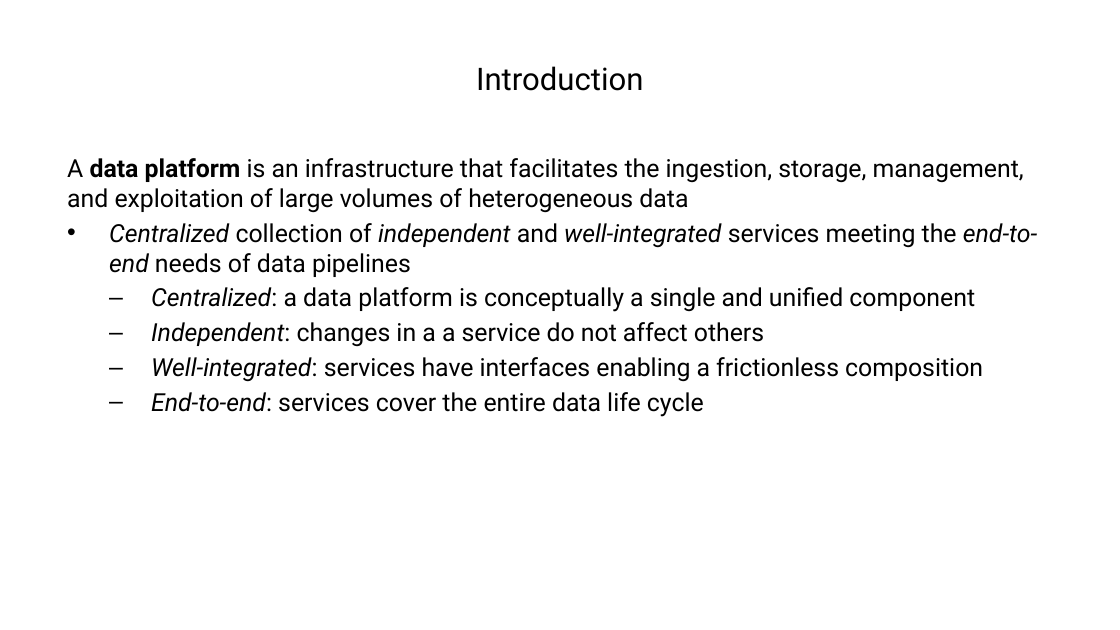
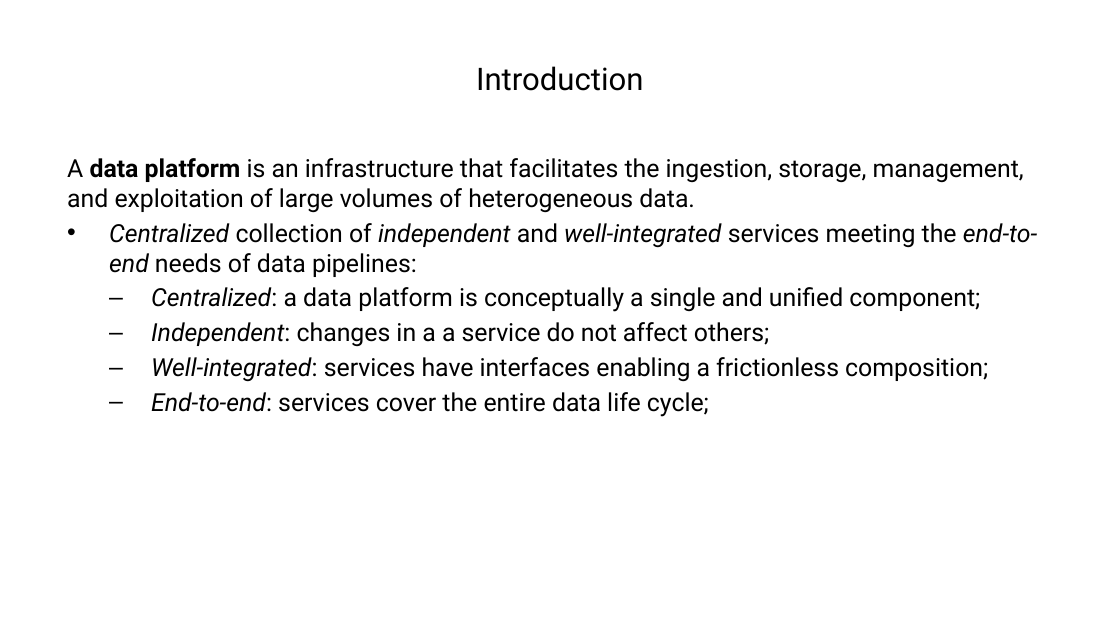
Before and after one commit to ManuelePasini/slides-markdown, a slide deck: slide 2 of dolap_2024_slides.pptx. Drawn at 1120x630 pixels with LibreOffice and Linux fonts; fonts in the diff are those of the drawing. Boxes give left, top, right and bottom in pixels: in the first picture for what was removed or moved away, otherwise in the second. Text is boxed around its words. In the diff, an @@ line names an element or a change of style, - is before the commit and + after.

```diff
--- a/dolap_2024_slides.pptx
+++ b/dolap_2024_slides.pptx
@@ text at [67, 158, 1037, 417]: text changed @@
-A data platform is an infrastructure that facilitates the ingestion, storage, management, and exploitation of large volumes of heterogeneous data
-• Centralized collection of independent and well-integrated services meeting the end-to-end needs of data pipelines
-  – Centralized: a data platform is conceptually a single and unified component
-  – Independent: changes in a a service do not affect others
-  – Well-integrated: services have interfaces enabling a frictionless composition
-  – End-to-end: services cover the entire data life cycle
+A data platform is an infrastructure that facilitates the ingestion, storage, management, and exploitation of large volumes of heterogeneous data.
+• Centralized collection of independent and well-integrated services meeting the end-to-end needs of data pipelines:
+  – Centralized: a data platform is conceptually a single and unified component;
+  – Independent: changes in a a service do not affect others;
+  – Well-integrated: services have interfaces enabling a frictionless composition;
+  – End-to-end: services cover the entire data life cycle;
```
Also in this commit, not shown: 11 other slides changed, 2 other files.
